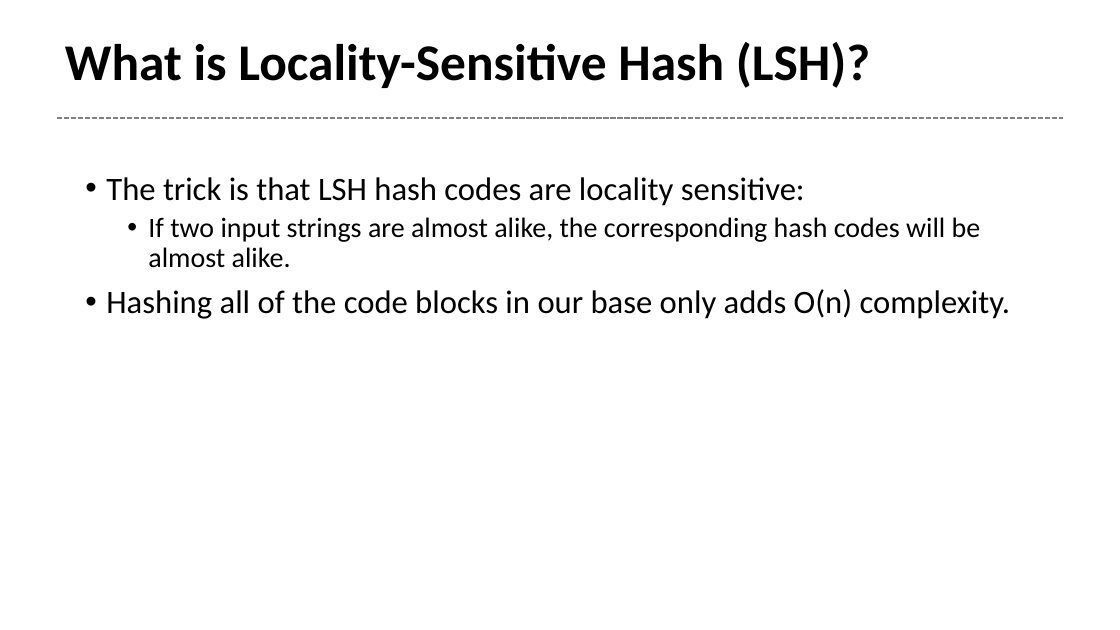
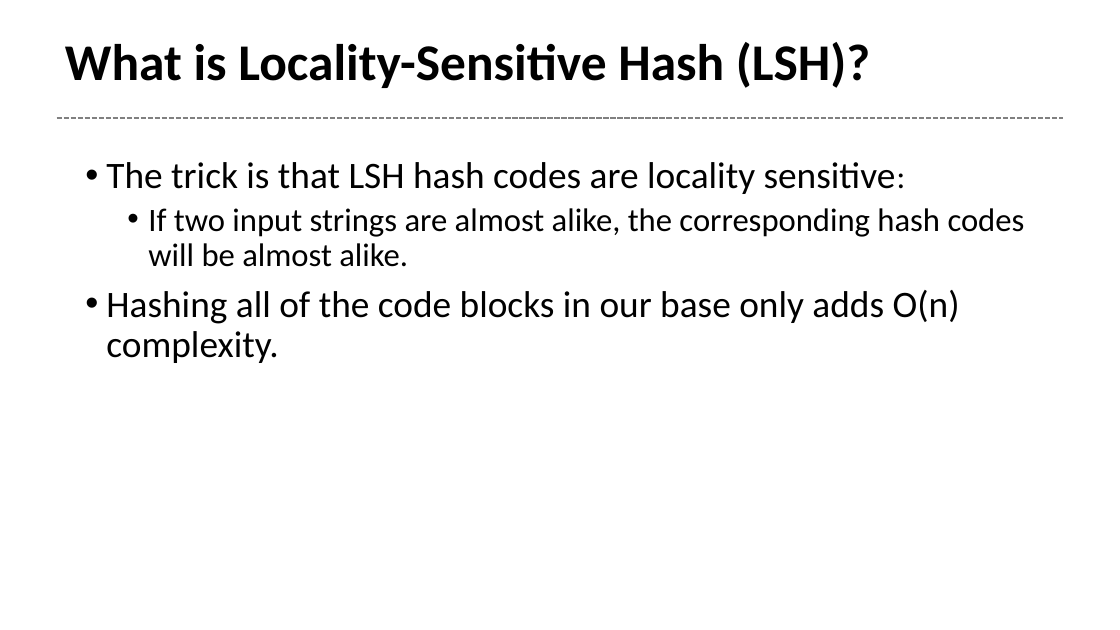
Before and after one commit to Tetricz/CodeCloneDetector, a slide deck: slide 6 of presentation.pptx (slide 4 before the commit). Drawn at 1120x630 pixels with LibreOffice and Linux fonts; fonts in the diff are those of the drawing. Boxes give left, top, right and bottom in pixels: in the first picture for what was removed or moved away, otherwise in the second. Text is boxed around its words. In the diff, an @@ line names an element or a change of style, - is before the commit and + after.

```diff
--- a/presentation.pptx
+++ b/presentation.pptx
@@ text "The trick is that LSH ...": place and size @@
-text "The trick is that LSH ..." at [106, 177, 1010, 319]
+text "The trick is that LSH ..." at [106, 162, 1025, 363]
@@ text "The trick is that LSH ..." at [106, 162, 1025, 363]: size 28 to 32 pt in "The trick is that LSH hash codes ...", "Hashing all of the code blocks in ..."; size 24 to 28 pt in "If two input strings are almost alike, ..." @@
```
Also in this commit, not shown: 2 other slides changed, 3 slides added, 1 slide removed.
